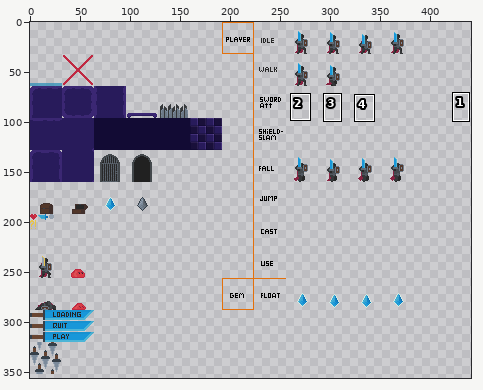
Sprite sheet: resources/images/spritesheet.png. The picture above shows the old version from afar; the outline marks the close-up.
Close-up. Old version:
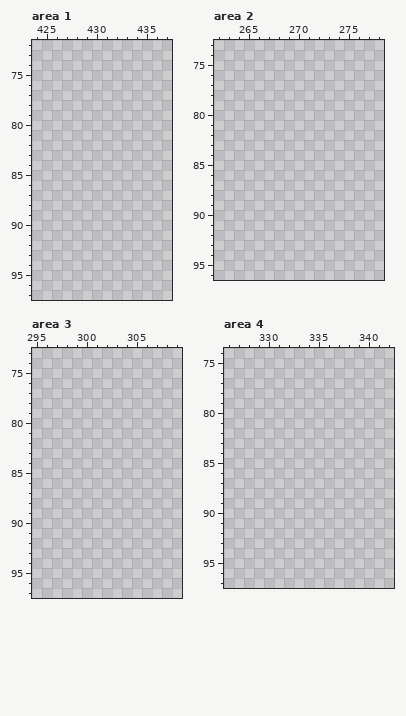
The file is 1280x1280 pixels. Pixels under 10% opacity are left out. Colours within 5 levels of each other are drawn and written as one. Shown: area 1: x 424..437, y 72..97; area 2: x 262..278, y 73..96; area 3: x 295..309, y 73..97; area 4: x 326..342, y 74..97. The wide view leaves out empty margins. The commit also changed other parts of the picture, which this record leaves out.
Once edited:
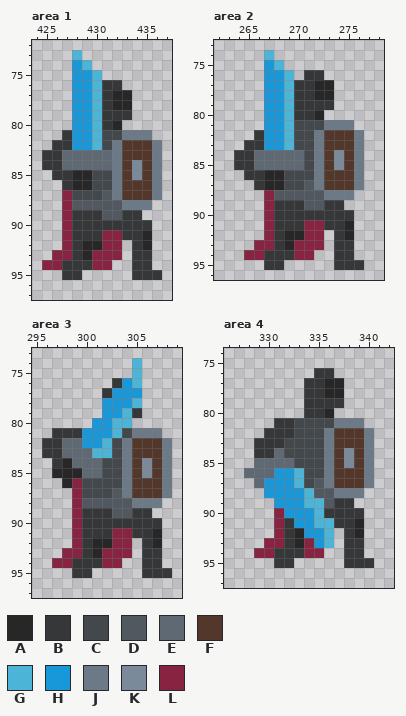
Palette (. is transparent): A #272727  B #353739  C #43484c  D #515860  E #5f6973  F #52372a  G #4cb5d7  H #1897d9  J #6c7987  K #7b8a9b  L #882342
The exact change:
Changed rows in their new state; - is an unchanged pixel.
Area 1:
first column x 425:
73 ---G--------
74 ---HG-------
75 ---HHG------
76 ---HHGBB----
77 ---HHGBAA---
78 ---HHGBAA---
79 ---HHGBBB---
80 ---HHGBA----
81 --BHHGCCJJJ-
82 -BBHHGCJFFFJ
83 BBEEEEEJFFFJ
84 BBEEEEEJFKFJ
85 -BBAACCJFKFJ
86 --BAACCJFFFJ
87 --LCCCDJFFFJ
88 --LDDDDDJJJ-
89 --LBBBDDBB--
90 --LBBBBBBBB-
91 --LBBBLLBBA-
92 --LBAALL-BA-
93 -LLBALLL-BB-
94 LLBBBLL--BB-
95 --BB-----BBB
Area 2:
first column x 264:
74 ---G---------
75 ---HG--------
76 ---HHG-BB----
77 ---HHGBBAA---
78 ---HHGBBAA---
79 ---HHGBBBB---
80 ---HHGBBA----
81 ---HHGCCCJJJ-
82 --BHHGCCJFFFJ
83 -BBHHGCCJFFFJ
84 BBEEEEECJFKFJ
85 BBEEEEECJFKFJ
86 -BBAACCCJFFFJ
87 --BAACCDJFFFJ
88 ---LDDDDDJJJ-
89 ---LBBBDDBB--
90 ---LBBBBBBBB-
91 ---LBBBLLBBA-
92 ---LBAALL-BA-
93 --LLBALLL-BB-
94 -LLBBBLL--BB-
95 ---BB-----BBB
Area 3:
first column x 296:
74 ---------G---
75 ---------G---
76 -------BHG---
77 ------BHHH---
78 ------HHHG---
79 ------HHGB---
80 -----HHGG----
81 -BBBHHHGCJJJ-
82 BBEEHHGCJFFFJ
83 BBEEEGGCJFFFJ
84 -BAEEECCJFKFJ
85 -AAAEECCJFKFJ
86 --ALCCCCJFFFJ
87 ---LCCCDJFFFJ
88 ---LDDDDDJJJ-
89 ---LBBBDDBB--
90 ---LBBBBBBBB-
91 ---LBBBLLBBA-
92 ---LBAALL-BA-
93 --LLBALLL-BB-
94 -LLBBBLL--BB-
95 ---BB-----BBB
Area 4:
first column x 328:
76 -------BB----
77 ------BBAA---
78 ------BBAA---
79 ------BBBB---
80 ------BBA----
81 ---BBCCCCJJJ-
82 --BBBCCCJFFFJ
83 -BBBCCCCJFFFJ
84 -BBECCCCJFKFJ
85 -EEEECCCJFKFJ
86 EEEHHGCCJFFFJ
87 -EHHHGCDJFFFJ
88 --HHHHGDDJJJ-
89 ---HHHGGDBB--
90 ---LHHHGBBBB-
91 ---LBHHGGBBA-
92 ---LBAHHG-BA-
93 --LLBALHG-BB-
94 -LLBBBLL--BB-
95 ---BB-----BBB
Pixel boxes of the changes (left, top, right, bottom) in both close-ups:
added: (42, 50, 162, 280)
added: (234, 50, 364, 270)
added: (42, 358, 172, 578)
added: (244, 368, 374, 568)
